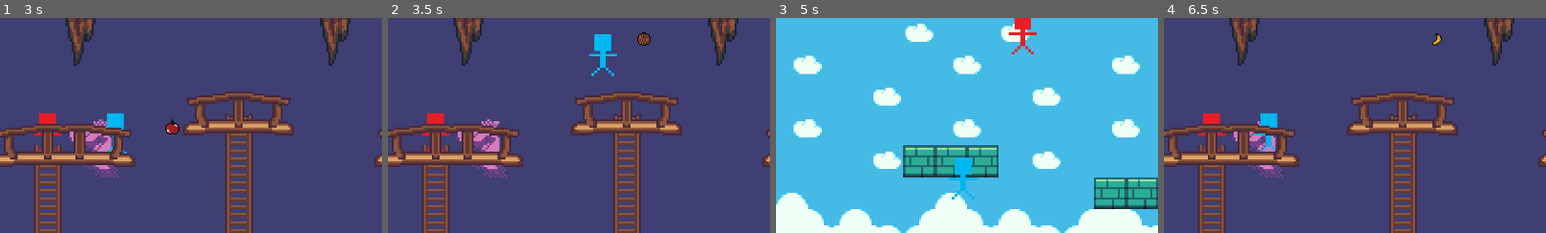
Above: before the commit, frames 1-4 (left to right).
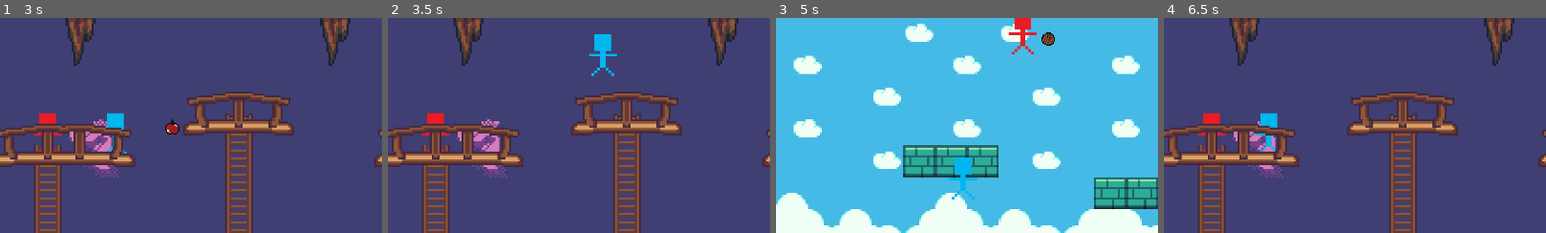
Above: after the commit, the same moments.

Repository: Fezezen/GGJ2024
Game: Godot game, scene res://Levels/level_1.tscn
Two runs of this game, one before a commit and one after it. Both use one fixed random seed, a clock stepped at 60 frames per second and the inputs below. The engine's default icon, where the game draws it, is replaced by a stand-in: a white triangle on a blue panel in a dark square. Sound files missing from this copy of the repository are replaced by a short silence.
Inputs:
- Up to frame 1 (3 s): tap Enter (Next_Level) at 0.5, 0.6, 2.1 s; hold D (p1_move_right) 0.53-2.03 s; tap W (p1_jump) at 0.77, 1.52 s; tap S (p1_shoot) at 1.35, 2.85 s; hold A (p1_move_left) 2.03-2.78 s; tap Space at 2.75 s; hold D (p1_move_right) from 2.78 s (still down)
- Up to frame 2 (3.5 s): keep holding D (p1_move_right); tap W (p1_jump) at 3.02 s
- Up to frame 3 (5 s): tap Enter (Next_Level) at 3.6 s; tap W (p1_jump) at 3.77, 4.52 s; release D (p1_move_right) at 4.28 s; hold A (p1_move_left) from 4.28 s (still down); tap S (p1_shoot) at 4.35 s
- Up to frame 4 (6.5 s): release A (p1_move_left) at 5.03 s; hold D (p1_move_right) 5.03-5.78 s; tap Enter (Next_Level) at 5.1 s; hold A (p1_move_left) from 5.78 s (still down); tap S (p1_shoot) at 5.85 s; tap W (p1_jump) at 6.02 s
The pictures show only the part of the screen within x 0-50%, y 0-50%; the shares and areas given below are measured in that part.

Frame 1 is identical in both runs. In frame 2, 0.2% of the frame differs, in the area x 65-69%, y 6-13%; in frame 3, 0.2%, in the area x 69-73%, y 6-13%; in frame 4, less than 0.1%.

Commit message:
Fixed weapon spawnner, added fruit impact sounds

Diff:
--- a/Levels/level_1.tscn
+++ b/Levels/level_1.tscn
@@ -1,9 +1,10 @@
-[gd_scene load_steps=16 format=3 uid="uid://cr77qgy1l4gbv"]
+[gd_scene load_steps=17 format=3 uid="uid://cr77qgy1l4gbv"]
 
 [ext_resource type="Texture2D" uid="uid://dyagu2c5u7ppq" path="res://Tilesets/arcade_platformerV2.png" id="1_quijy"]
 [ext_resource type="PackedScene" uid="uid://dky3k75q8h8md" path="res://Prefabs/player1.tscn" id="2_hsygr"]
 [ext_resource type="PackedScene" uid="uid://cg62rpkhgdts7" path="res://Prefabs/player2.tscn" id="3_atmg7"]
 [ext_resource type="Texture2D" uid="uid://bgxb56nbm43rm" path="res://Tilesets/twilight-tiles.png" id="3_eeyt8"]
+[ext_resource type="PackedScene" uid="uid://c5bwjijfafj4a" path="res://Prefabs/WeaponSpawner.tscn" id="5_2gbop"]
 [ext_resource type="Texture2D" uid="uid://bjlcbie3yyh5u" path="res://Sprites/Anger.png" id="6_bes62"]
 [ext_resource type="PackedScene" path="res://Prefabs/level_loader.tscn" id="7_1nadn"]
 [ext_resource type="PackedScene" path="res://Prefabs/Jumppad.tscn" id="7_4a2ki"]
@@ -2595,4 +2596,6 @@
 
 [node name="LevelLoader" parent="." instance=ExtResource("7_1nadn")]
 
+[node name="WeaponSpawner" parent="." instance=ExtResource("5_2gbop")]
+
 [connection signal="body_entered" from="MadFace" to="MadFace" method="_on_body_entered"]
--- a/Levels/level_2.tscn
+++ b/Levels/level_2.tscn
@@ -781,5 +781,6 @@
 nextLevelName = "level_1"
 
 [node name="WeaponSpawner" parent="." instance=ExtResource("7_tuogg")]
+script = null
 
 [connection signal="body_entered" from="WaterObstacle" to="WaterObstacle" method="_on_body_entered"]
--- a/Prefabs/Projectiles/Apple.tscn
+++ b/Prefabs/Projectiles/Apple.tscn
@@ -1,7 +1,8 @@
-[gd_scene load_steps=3 format=3 uid="uid://bni2o8b8wp330"]
+[gd_scene load_steps=4 format=3 uid="uid://bni2o8b8wp330"]
 
 [ext_resource type="PackedScene" uid="uid://bdb8umtfjiijj" path="res://Prefabs/Projectiles/Bullet.tscn" id="1_ro1jl"]
 [ext_resource type="Texture2D" uid="uid://btjerpqum4get" path="res://Sprites/Apple.png" id="2_eicof"]
+[ext_resource type="AudioStream" uid="uid://dobcndikfsw6d" path="res://Sounds/apple.wav" id="3_82uw6"]
 
 [node name="Apple" instance=ExtResource("1_ro1jl")]
 scale = Vector2(1, 1)
@@ -12,3 +13,7 @@
 
 [node name="CollisionShape2D" parent="." index="1"]
 position = Vector2(0, 1.19209e-07)
+
+[node name="ImpactSFX" parent="." index="2"]
+stream = ExtResource("3_82uw6")
+volume_db = -17.045
--- a/Prefabs/Projectiles/Banana.tscn
+++ b/Prefabs/Projectiles/Banana.tscn
@@ -1,7 +1,8 @@
-[gd_scene load_steps=3 format=3 uid="uid://d4bwqggs4yiw1"]
+[gd_scene load_steps=4 format=3 uid="uid://d4bwqggs4yiw1"]
 
 [ext_resource type="PackedScene" uid="uid://bdb8umtfjiijj" path="res://Prefabs/Projectiles/Bullet.tscn" id="1_lyr1h"]
 [ext_resource type="Texture2D" uid="uid://ofm3lja25uy6" path="res://Sprites/Banana.png" id="2_1vsmt"]
+[ext_resource type="AudioStream" uid="uid://c3sgw5hp237ta" path="res://Sounds/banana.wav" id="3_khcay"]
 
 [node name="Banana" instance=ExtResource("1_lyr1h")]
 scale = Vector2(1, 1)
@@ -14,3 +15,7 @@
 position = Vector2(0.149998, 1.19209e-07)
 rotation = -3.14159
 scale = Vector2(0.359999, 0.0299999)
+
+[node name="ImpactSFX" parent="." index="2"]
+stream = ExtResource("3_khcay")
+volume_db = -16.865
--- a/Prefabs/Projectiles/Bullet.tscn
+++ b/Prefabs/Projectiles/Bullet.tscn
@@ -1,10 +1,11 @@
-[gd_scene load_steps=4 format=3 uid="uid://bdb8umtfjiijj"]
+[gd_scene load_steps=5 format=3 uid="uid://bdb8umtfjiijj"]
 
 [ext_resource type="Script" path="res://Scripts/Bullet.gd" id="1_pm1uw"]
 [ext_resource type="Texture2D" uid="uid://b7ri3xu6q8mgm" path="res://Sprites/icon.svg" id="2_ish7y"]
+[ext_resource type="AudioStream" uid="uid://874xhe7toclg" path="res://Sounds/coconut.wav" id="3_gvwbp"]
 
 [sub_resource type="RectangleShape2D" id="RectangleShape2D_pat5h"]
-size = Vector2(5.08607, 46.5116)
+size = Vector2(11.9445, 120)
 
 [node name="Bullet" type="Area2D"]
 scale = Vector2(17.04, 13.76)
@@ -21,4 +22,7 @@
 scale = Vector2(0.6, 0.05)
 shape = SubResource("RectangleShape2D_pat5h")
 
+[node name="ImpactSFX" type="AudioStreamPlayer" parent="."]
+stream = ExtResource("3_gvwbp")
+
 [connection signal="body_entered" from="." to="." method="_on_body_entered"]
--- a/Prefabs/Projectiles/Grape.tscn
+++ b/Prefabs/Projectiles/Grape.tscn
@@ -1,7 +1,8 @@
-[gd_scene load_steps=3 format=3 uid="uid://pbyye0j3vmgn"]
+[gd_scene load_steps=4 format=3 uid="uid://pbyye0j3vmgn"]
 
 [ext_resource type="PackedScene" uid="uid://bdb8umtfjiijj" path="res://Prefabs/Projectiles/Bullet.tscn" id="1_o7h18"]
 [ext_resource type="Texture2D" uid="uid://coo56o2jp6pxa" path="res://Sprites/Grape.png" id="2_fagbe"]
+[ext_resource type="AudioStream" uid="uid://c8136wtfh1m2j" path="res://Sounds/grape.wav" id="3_bdjx4"]
 
 [node name="Grape" instance=ExtResource("1_o7h18")]
 scale = Vector2(1, 1)
@@ -13,3 +14,6 @@
 [node name="CollisionShape2D" parent="." index="1"]
 position = Vector2(-4.47035e-08, 3.03221e-08)
 scale = Vector2(0.05, 0.003)
+
+[node name="ImpactSFX" parent="." index="2"]
+stream = ExtResource("3_bdjx4")
--- a/Prefabs/WeaponSpawner.tscn
+++ b/Prefabs/WeaponSpawner.tscn
@@ -8,4 +8,4 @@
 
 [node name="WeaponSpawner" type="Node2D"]
 script = ExtResource("1_oj6jd")
-Weapons = Array[PackedScene]([ExtResource("2_irc04"), ExtResource("3_3ghx2"), ExtResource("4_0uqwj"), ExtResource("5_a0wkh")])
+Weapons = Array[PackedScene]([ExtResource("2_irc04"), ExtResource("4_0uqwj"), ExtResource("3_3ghx2"), ExtResource("5_a0wkh")])
--- a/Scripts/Bullet.gd
+++ b/Scripts/Bullet.gd
@@ -2,6 +2,7 @@
 
 @export var speed = 1000
 @export var damage = 30
+
 var velocity = Vector2(1,0)
 var ignoreBody = null
 
@@ -15,6 +16,12 @@
 
 	if body.is_in_group("Player"):
 		body._take_damage(damage)
+
+		#play impact sound
+		var sfxPlayer = $ImpactSFX.duplicate()
+		sfxPlayer.finished.connect(queue_free)
+		get_tree().get_root().add_child(sfxPlayer)
+		sfxPlayer.play()
 
 	queue_free()
 
--- a/Scripts/WeaponSpawner.gd
+++ b/Scripts/WeaponSpawner.gd
@@ -1,6 +1,6 @@
 extends Node
 
-@export var Weapons : Array[PackedScene] = []
+@export var Weapons : Array[Resource] = []
 
 @onready var spawnTimer : float = 1
 
Not shown, added: Sounds/apple.wav.import
Not shown, added: Sounds/banana.wav.import
Not shown, added: Sounds/coconut.wav.import
Not shown, added: Sounds/grape.wav.import
Not shown, added: Sounds/apple.wav
Not shown, added: Sounds/banana.wav
Not shown, added: Sounds/coconut.wav
Not shown, added: Sounds/grape.wav
